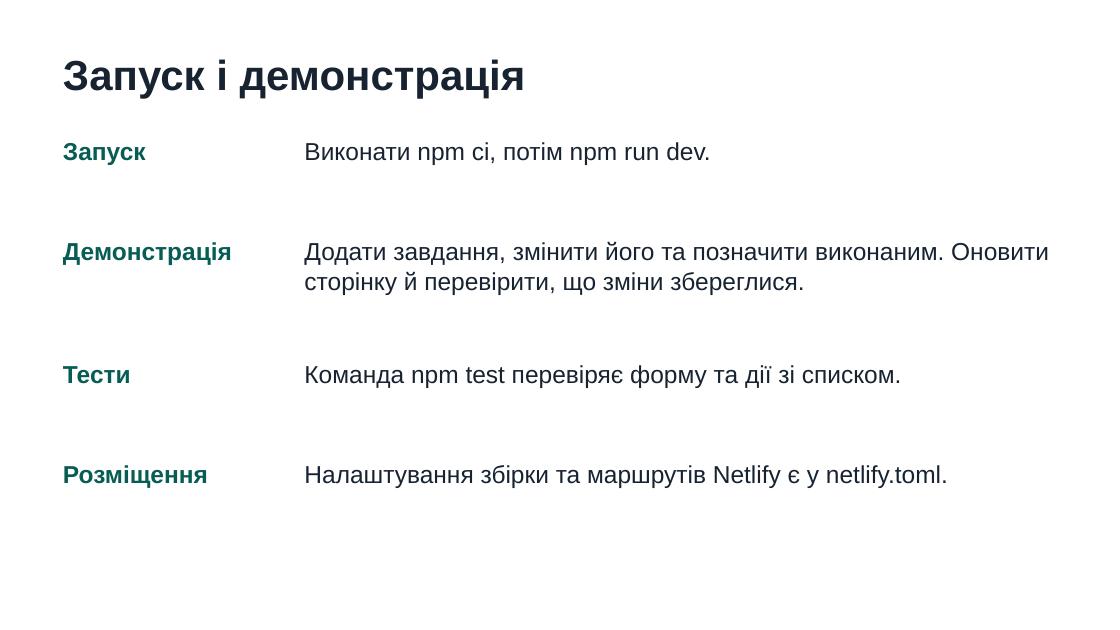
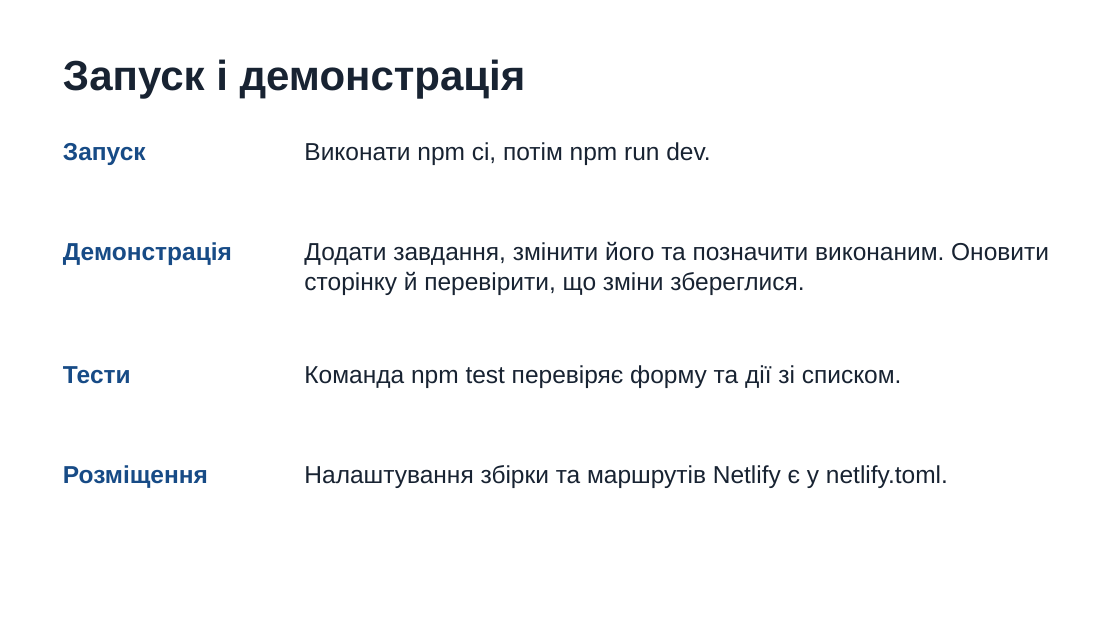
Before and after one commit to shestakovrostuslav-spec/React, a slide deck: slide 5 of docs/ToDo-Manager.pptx. Drawn at 1120x630 pixels with LibreOffice and Linux fonts; fonts in the diff are those of the drawing. Boxes give left, top, right and bottom in pixels: in the first picture for what was removed or moved away, otherwise in the second. Text is boxed around its words. In the diff, an @@ line names an element or a change of style, - is before the commit and + after.

```diff
--- a/docs/ToDo-Manager.pptx
+++ b/docs/ToDo-Manager.pptx
@@ text colour #075C54 to #174B86 in 4 elements at (63,143,146,165), (63,242,232,265), (63,366,131,384), (63,465,208,488) @@
```
Also in this commit, not shown: 4 other slides changed, 20 other files.
